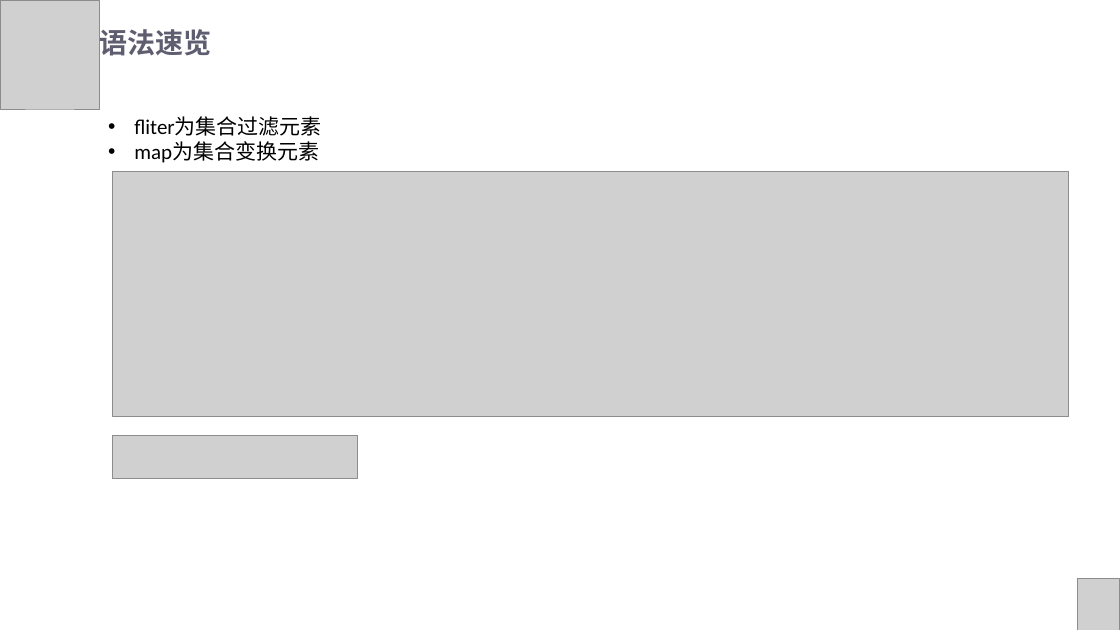
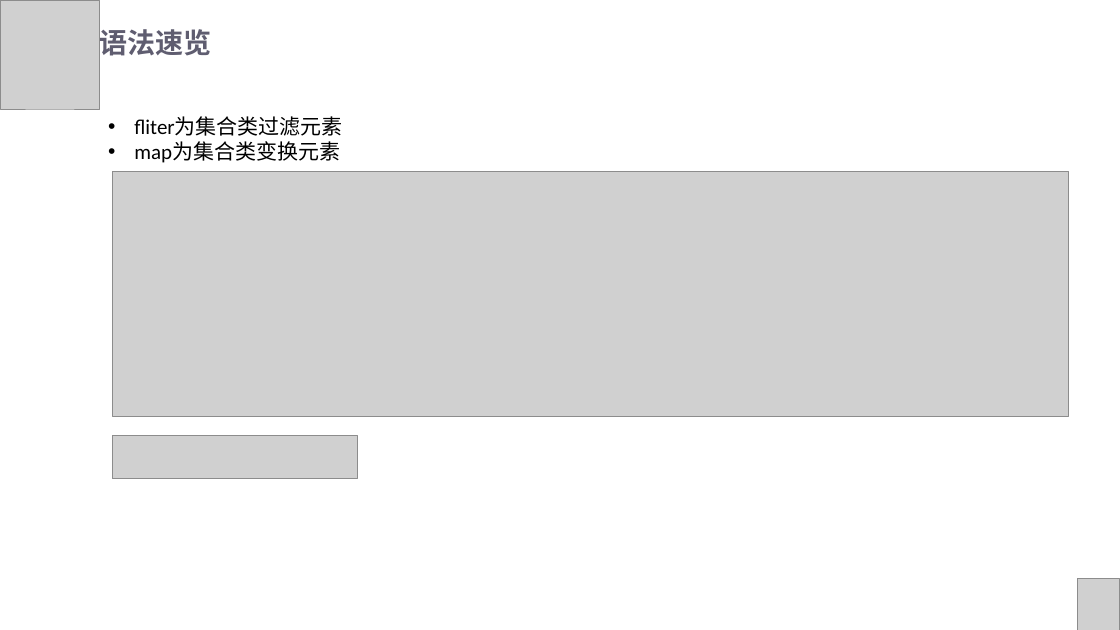
Before and after one commit to skyshenfu/KotlinDemo, a slide deck: slide 14 of doc/Kotlin入门.pptx (slide 11 before the commit). Drawn at 1120x630 pixels with LibreOffice and Linux fonts; fonts in the diff are those of the drawing; grey boxes stand for pictures. Boxes give left, top, right and bottom in pixels: in the first picture for what was removed or moved away, otherwise in the second. Text is boxed around its words. In the diff, an @@ line names an element or a change of style, - is before the commit and + after.

```diff
--- a/doc/Kotlin入门.pptx
+++ b/doc/Kotlin入门.pptx
@@ text at bbox=[134, 116, 343, 163]: text changed @@
-• fliter为集合过滤元素
-• map为集合变换元素
+• fliter为集合类过滤元素
+• map为集合类变换元素
```
Also in this commit, not shown: 6 other slides changed, 4 slides added.
